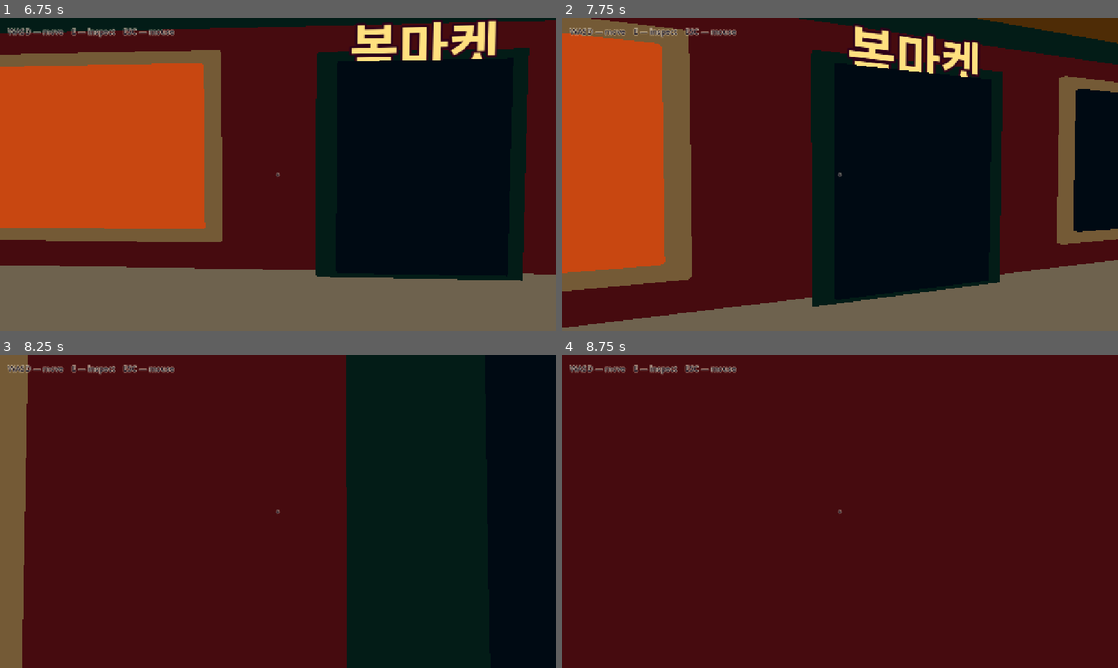
Above: before the commit, frames 1-4 (two rows, left to right).
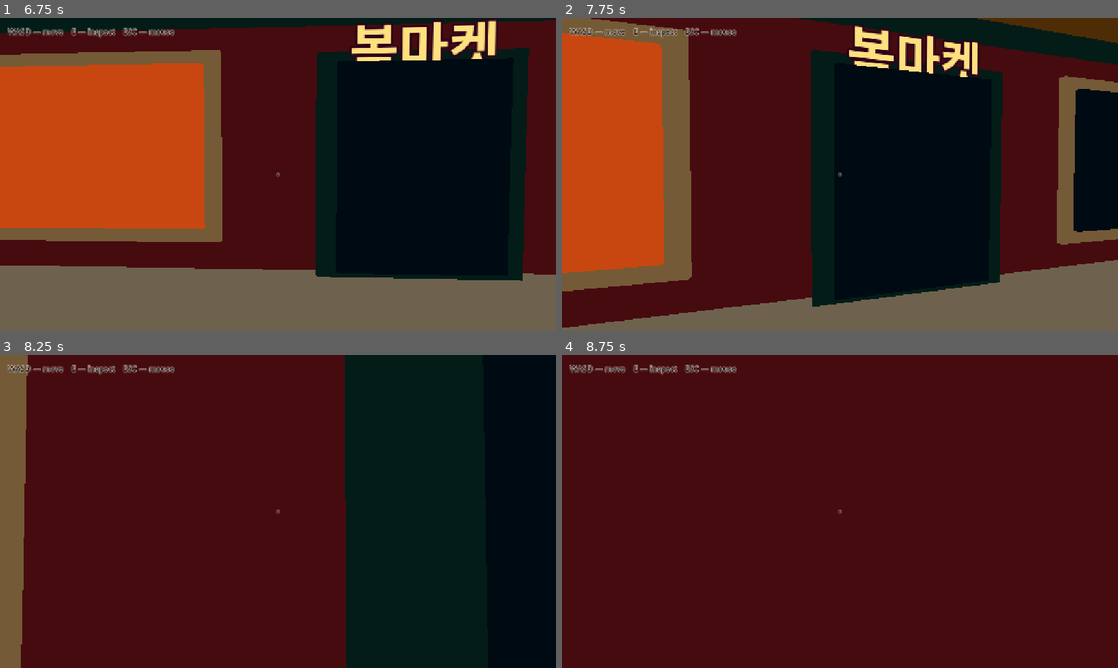
Above: after the commit, the same moments.

Repository: DanileM/Check-Please-
Game: Godot game, scene res://scenes/main.tscn
The game is run twice, just before and just after one commit, with the same random seed, the same clock (stepped at 60 frames per second) and the same inputs.
Inputs (mouse positions are in pixels of both pictures, inside the frame that each line leads up to):
- Up to frame 1 (6.75 s): tap Enter at 0.5 s; move the mouse to (272, 180) at 0.52 s; hold W 0.53-2.78 s; tap E every 0.75 s from 0.6 to 6.6 s; click (272, 180) at 0.67 s; move the mouse to (316, 177) at 1.27 s; move the mouse to (233, 171) at 2.02 s; move the mouse to (283, 174) at 2.77 s; hold A 2.78-3.53 s; click (283, 174) at 2.92 s; move the mouse to (255, 168) at 3.52 s; hold W 3.53-5.78 s; move the mouse to (305, 174) at 4.27 s; move the mouse to (250, 174) at 5.02 s; click (250, 174) at 5.17 s; move the mouse to (289, 168) at 5.77 s; hold D 5.78-6.53 s; move the mouse to (272, 180) at 6.52 s; hold W from 6.53 s (still down)
- Up to frame 2 (7.75 s): keep holding W; move the mouse to (878, 177) at 7.27 s; tap E at 7.35 s; click (878, 177) at 7.42 s
- Up to frame 3 (8.25 s): keep holding W; move the mouse to (233, 508) at 8.02 s; tap E at 8.1 s
- Up to frame 4 (8.75 s): keep holding W

Frame 1 is identical in both runs. In frame 2, 0.4% of the frame differs, in the area x 1-97%, y 1-99%; in frame 3, 0.3%; in frame 4, nothing differs.

Commit message:
fix: stage customer seating before chair
Use table-station seat and exit anchors so the standing capsule is absent only during the controlled seating transfer and never forces the player furniture collision to change.

Diff:
--- a/scenes/restaurant/table_station.tscn
+++ b/scenes/restaurant/table_station.tscn
@@ -35,7 +35,10 @@
 transform = Transform3D(1, 0, 0, 0, 1, 0, 0, 0, 1, 0, 0, 1.72)
 
 [node name="SeatPoint" type="Marker3D" parent="." unique_id=1443425761]
-transform = Transform3D(1, 0, 0, 0, 1, 0, 0, 0, 1, 0, 0, 1.12)
+transform = Transform3D(1, 0, 0, 0, 1, 0, 0, 0, 1, 0, 0, 1.38)
+
+[node name="ExitPoint" type="Marker3D" parent="."]
+transform = Transform3D(1, 0, 0, 0, 1, 0, 0, 0, 1, 0, 0, 1.88)
 
 [node name="LookPoint" type="Marker3D" parent="." unique_id=1314072263]
 transform = Transform3D(1, 0, 0, 0, 1, 0, 0, 0, 1, 0, 0.72, 0)
--- a/scripts/customer_controller.gd
+++ b/scripts/customer_controller.gd
@@ -35,6 +35,8 @@
 @export var walk_speed := 1.65
 @export var model_yaw_offset_degrees := 180.0
 @export var final_alignment_duration := 0.32
+@export var seat_transition_duration := 0.26
+@export var seat_exit_transition_duration := 0.28
 
 @export_group("Customer Escalation")
 @export var menu_read_duration := 5.0
@@ -55,6 +57,7 @@
 @export var burger_price_cents := 200
 
 @onready var visual: Node3D = $Visual
+@onready var standing_collision_shape: CollisionShape3D = $CollisionShape3D
 @onready var model_root: Node3D = $Visual/CustomerModel
 @onready var emotion_anchor: Node3D = $EmotionAnchor
 @onready var emotion_label: Label3D = $EmotionAnchor/EmotionLabel
@@ -70,6 +73,7 @@
 var entry_point: Marker3D
 var exit_point: Marker3D
 var seating_running := false
+var seating_transition_active := false
 var seating_state := SeatingState.IDLE
 var call_waiter_cycles := 0
 
@@ -107,6 +111,7 @@
     ComicStyle.apply(model_root, 0.010)
     emotion_label.modulate.a = 0.0
     emotion_label.visible = false
+    _set_standing_collision_enabled(true)
 
 
 func configure(station: TableStation, entry: Marker3D, exit: Marker3D) -> void:
@@ -124,6 +129,8 @@
     if seating_running or table_station == null or entry_point == null or exit_point == null:
         return
     seating_running = true
+    seating_transition_active = false
+    _set_standing_collision_enabled(true)
     call_waiter_cycles = 0
     _waiter_interaction_received = false
     _food_delivery_received = false
@@ -200,7 +207,7 @@
 
     _set_seating_state(SeatingState.SIT_DOWN)
     await _play_once(&"SitDown")
-    global_transform = table_station.seat_point.global_transform
+    _lock_to_seat_point()
 
     _set_seating_state(SeatingState.SEATED)
     await get_tree().physics_frame
@@ -322,10 +329,13 @@
 
     _set_seating_state(SeatingState.STAND_UP)
     await _play_once(&"StandUp")
-    global_transform = table_station.seat_point.global_transform
+    _lock_to_seat_point()
+    await _move_out_of_seat()
+    _set_standing_collision_enabled(true)
+    await get_tree().physics_frame
 
     _set_seating_state(SeatingState.LEAVE)
-    await _walk_to(exit_point.global_position, true)
+    await _walk_to(exit_point.global_position)
     visible = false
     seating_running = false
     _set_seating_state(SeatingState.COMPLETE)
@@ -380,16 +390,60 @@
 
 
 func _align_to_seat() -> void:
-    _face_toward(table_station.look_point.global_position)
-    var original_mask := collision_mask
-    collision_mask = 0
+    velocity = Vector3.ZERO
+    await _align_visual_to_seat()
+    _set_standing_collision_enabled(false)
+    await get_tree().physics_frame
+    seating_transition_active = true
     var tween := create_tween()
-    tween.tween_property(self, "global_position", table_station.seat_point.global_position, final_alignment_duration) \
+    tween.tween_property(self, "global_position", table_station.seat_point.global_position, seat_transition_duration) \
         .set_trans(Tween.TRANS_QUAD).set_ease(Tween.EASE_IN_OUT)
     await tween.finished
-    collision_mask = original_mask
-    global_transform = table_station.seat_point.global_transform
+    _lock_to_seat_point()
     _face_toward(table_station.look_point.global_position)
+    seating_transition_active = false
+
+
+func _align_visual_to_seat() -> void:
+    var direction := table_station.look_point.global_position - global_position
+    direction.y = 0.0
+    if direction.length_squared() < 0.000001:
+        return
+    var target_yaw := atan2(direction.x, direction.z) + deg_to_rad(model_yaw_offset_degrees)
+    var tween := create_tween()
+    tween.tween_property(visual, "rotation:y", target_yaw, final_alignment_duration) \
+        .set_trans(Tween.TRANS_QUAD).set_ease(Tween.EASE_IN_OUT)
+    await tween.finished
+
+
+func _move_out_of_seat() -> void:
+    var exit_anchor := table_station.exit_point if table_station.exit_point else table_station.approach_point
+    seating_transition_active = true
+    _lock_to_seat_point()
+    var tween := create_tween()
+    tween.tween_property(self, "global_position", exit_anchor.global_position, seat_exit_transition_duration) \
+        .set_trans(Tween.TRANS_QUAD).set_ease(Tween.EASE_IN_OUT)
+    await tween.finished
+    global_position = exit_anchor.global_position
+    velocity = Vector3.ZERO
+    seating_transition_active = false
+
+
+func _lock_to_seat_point() -> void:
+    if table_station:
+        global_position = table_station.seat_point.global_position
+    velocity = Vector3.ZERO
+
+
+func _set_standing_collision_enabled(enabled: bool) -> void:
+    if standing_collision_shape:
+        standing_collision_shape.set_deferred("disabled", not enabled)
+
+
+func _physics_process(_delta: float) -> void:
+    var is_seated_phase := seating_state >= SeatingState.SEATED and seating_state <= SeatingState.STAND_UP
+    if is_seated_phase and not seating_transition_active:
+        _lock_to_seat_point()
 
 
 func _walk_to(target: Vector3, ignore_collision := false) -> void:
--- a/scripts/table_station.gd
+++ b/scripts/table_station.gd
@@ -10,6 +10,7 @@
 
 @onready var approach_point: Marker3D = $ApproachPoint
 @onready var seat_point: Marker3D = $SeatPoint
+@onready var exit_point: Marker3D = get_node_or_null("ExitPoint") as Marker3D
 @onready var look_point: Marker3D = $LookPoint
 @onready var waiter_point: Marker3D = $WaiterPoint
 @onready var food_slot: Marker3D = $FoodSlot
Not shown, changed: tasks/plan.md
Not shown, changed: tasks/todo.md
